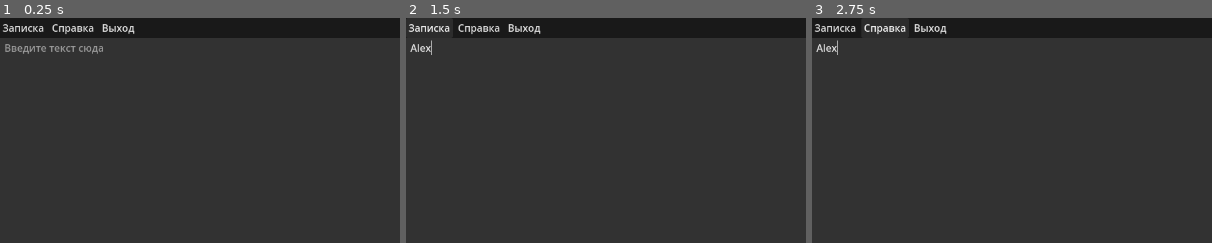
Above: before the commit, frames 1-3 (left to right).
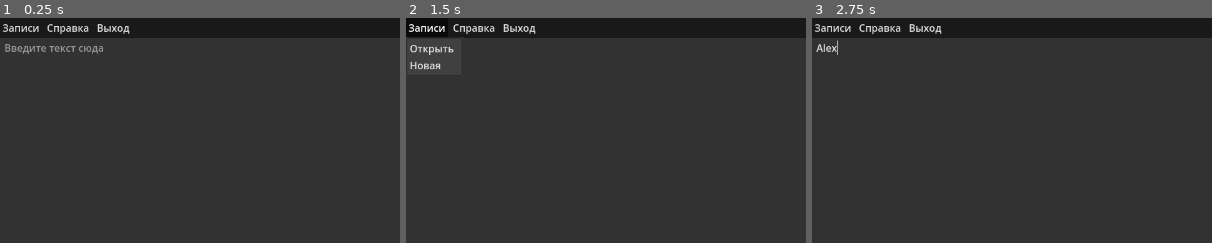
Above: after the commit, the same moments.

Repository: galochkinev/notepad
Game: Godot game, scene res://windows/main/main.tscn
Two runs of this game, one before a commit and one after it. Both use one fixed random seed, a clock stepped at 60 frames per second and the inputs below.
Inputs (mouse positions are % of the whole screen's width and height, from its top left):
- Up to frame 1 (0.25 s): no input
- Up to frame 2 (1.5 s): click (50, 52) at 0.52 s; type "Alex" at 0.6 s; click (3, 2) at 1.25 s, where only the run before the commit has a clickable "Записка"
- Up to frame 3 (2.75 s): click (9, 2) at 2 s, where only the run before the commit has a clickable "Справка"
The pictures show only the part of the screen within x 0-50%, y 0-50%; the shares and areas given below are measured in that part.

The runs differ from the first frame. In frame 1, 0.6% of the frame differs, in the area x 8-34%, y 2-8%; in frame 2, 1.7%, in the area x 0-34%, y 0-24%; in frame 3, 0.6%.

Commit message:
Доработан UI

Diff:
--- a/windows/main/main.tscn
+++ b/windows/main/main.tscn
@@ -28,7 +28,7 @@
 color = Color(0.0980392, 0.0980392, 0.0980392, 1)
 metadata/_edit_use_anchors_ = true
 
-[node name="menu" type="HBoxContainer" parent="bg/header"]
+[node name="menu" type="MenuBar" parent="bg/header"]
 layout_mode = 1
 anchors_preset = 15
 anchor_right = 1.0
@@ -36,20 +36,26 @@
 grow_horizontal = 2
 grow_vertical = 2
 
-[node name="btn_file" type="Button" parent="bg/header/menu"]
-layout_mode = 2
-focus_mode = 0
-text = "Записка"
+[node name="Записи" type="PopupMenu" parent="bg/header/menu"]
+item_count = 2
+item_0/text = "Открыть"
+item_0/id = 0
+item_1/text = "Новая"
+item_1/id = 1
 
-[node name="btn_info" type="Button" parent="bg/header/menu"]
-layout_mode = 2
-focus_mode = 0
-text = "Справка"
+[node name="Справка" type="PopupMenu" parent="bg/header/menu"]
+item_count = 2
+item_0/text = "Открыть"
+item_0/id = 0
+item_1/text = "Новая"
+item_1/id = 1
 
-[node name="btn_exit" type="Button" parent="bg/header/menu"]
-layout_mode = 2
-focus_mode = 0
-text = "Выход"
+[node name="Выход" type="PopupMenu" parent="bg/header/menu"]
+item_count = 2
+item_0/text = "Открыть"
+item_0/id = 0
+item_1/text = "Новая"
+item_1/id = 1
 
 [node name="text" type="TextEdit" parent="bg"]
 layout_mode = 1
--- a/windows/search/search.tscn
+++ b/windows/search/search.tscn
@@ -51,3 +51,16 @@
 placeholder_text = "Код записки"
 alignment = 1
 metadata/_edit_use_anchors_ = true
+
+[node name="code2" type="Button" parent="bg"]
+layout_mode = 1
+anchors_preset = -1
+anchor_left = 0.441797
+anchor_top = 0.534028
+anchor_right = 0.558985
+anchor_bottom = 0.577083
+grow_horizontal = 2
+grow_vertical = 2
+pivot_offset = Vector2(154.5, 15.5002)
+text = "Открыть"
+metadata/_edit_use_anchors_ = true
